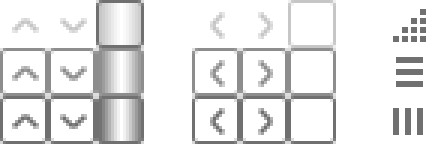
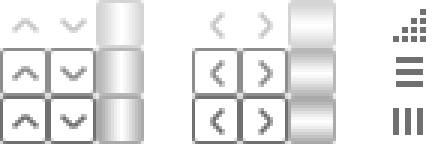
Layered file, before and after one edit (432px x 144px). Changes by layer:
renamed "圆角矩形" to "正常", opacity 100% → 30% over (96, 0, 144, 48)
removed group "滚动条-高亮" (1st of 2, in "垂直滚动条") (1 layers) (was 80%) from group "垂直滚动条" over (96, 48, 144, 96)
renamed "圆角矩形" to "高亮", opacity 100% → 50%, moved it into group "垂直滚动条" over (96, 48, 144, 96)
removed group "滚动条-按下" (1st of 2, in "垂直滚动条") (1 layers) from group "垂直滚动条" over (96, 96, 144, 144)
renamed "圆角矩形" to "按下", opacity 100% → 60%, moved it into group "垂直滚动条" over (96, 96, 144, 144)
renamed "圆角矩形" to "正常", opacity 40% → 30%, painted on it over (288, 0, 336, 48)
removed group "滚动条-高亮" (2nd of 2, in "水平滚动条") (1 layers) (was 80%) from group "水平滚动条" over (288, 48, 336, 96)
renamed "圆角矩形" to "高亮", opacity 100% → 50%, moved it into group "水平滚动条", painted on it over (288, 48, 336, 96)
removed group "滚动条-按下" (2nd of 2, in "水平滚动条") (1 layers) from group "水平滚动条" over (288, 96, 336, 144)
renamed "圆角矩形" to "按下", opacity 100% → 60%, moved it into group "水平滚动条", painted on it over (288, 96, 336, 144)
